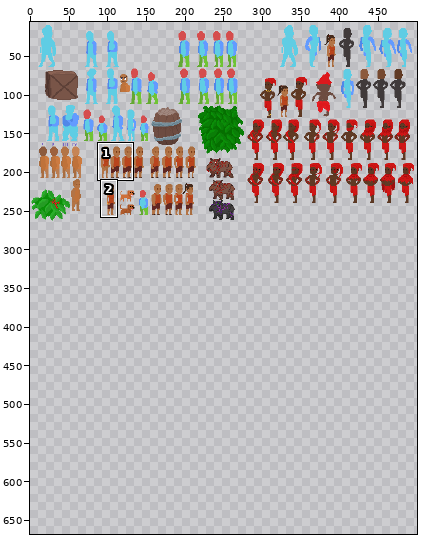
Two states of a sprite sheet, Assets/Sprites/tudo.png. Above, an overview of the earlier version with the close-up marked.
Close-up. The starting point:
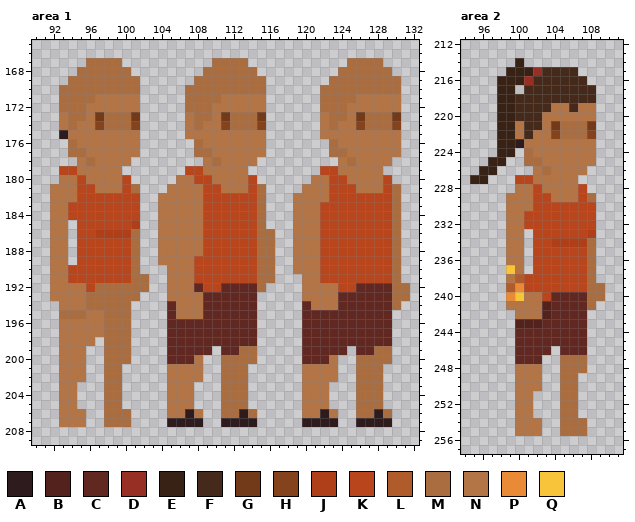
The file is 496x265 pixels. Colours within 5 levels of each other are drawn and written as one. Shown: area 1: x 90..132, y 165..209; area 2: x 94..111, y 212..257. The old version is drawn lined up with the new one, on the new canvas. The wide view leaves out empty margins. The commit also changed other parts of the picture, which this record leaves out.
Palette (. is transparent): A #2d1b1e  B #53221c  C #612721  D #982f24  E #382216  F #452a1b  G #733a1a  H #84421d  J #ae3f19  K #b9451d  L #b05b2c  M #a96d40  N #b37446  P #e88a36  Q #f8c53a
Pixels before, area 1, first column x 92:
167 ....MMMM..........MMMM...........MMMM...
168 ...MMMMMM........MMMMMM.........MMMMMM..
169 ..MMMMMMMM......MMMMMMMM.......MMMMMMMM.
170 .MMMMMMMMM.....MMMMMMMMM......MMMMMMMMM.
171 .MMMMNNNNN.....MMMMNNNNN......MMMMNNNNN.
172 .MMMNNNNNN.....MMMNNNNNN......MMMNNNNNN.
173 .NMMNGMMMG.....NMMNGMMMG......NMMNGMMMG.
174 .NMNNHMMMH.....NMNNHMMMH......NMNNHMMMH.
175 .ANNNNNNNN.....NNNNNNNNN......NNNNNNNNN.
176 ..MNNNNNNN......MNNNNNNN.......MNNNNNNN.
177 ..MMNNNNNN......MMNNNNNN.......MMNNNNNN.
178 ...NMNNNN........NMNNNN.........NMNNNN..
179 .KKNNNNN.......KKNNNNN........KKNNNNN...
180 .NNKNNNNK.....NNKKNNNNK......NNKKNNNNK..
181 NNNKKNNNKM...NNNNKKNNNKM....NNNKKKNNNKM.
182 NNNKKKKKKK..NNNNNKKKKKKM...NNNNKKKKKKKM.
183 NNKKKKKKKK..NNNNNKKKKKKM...NNNKKKKKKKKM.
184 NNKKKKKKKK..NNNNNKKKKKKM...NNNKKKKKKKKM.
185 NN.KKKKKKJ..NNNNNKKKKKKM...NNNKKKKKKKKM.
186 NN.KKJJJJM..NNNNNKKKKKKMM..NNNKKKKKKKKM.
187 NN.KKKKKKM..NNNNNKKKKKKMM..NNNKKKKKKKKM.
188 NN.KKKKKKM..NNNNNKKKKKKMM..NNNKKKKKKKKM.
189 NN.KKKKKKM..NNNNKKKKKKKMM..NNNKKKKKKKKM.
190 NNKKKKKKKM...NNNKKKKKKKMM..NNNKKKKKKKKM.
191 NNKKKKKKKMM..NNNKKKKKKKMM...NNKKKKKKKKM.
192 NNNNKMMMMMM..NNNCKKCCCCM....NNNNKKCCCCMM
193 NNNNMMMMMM...NNNNCCCCCC.....NNNNCCCCCCMM
194 .NNNMMMMM....CNNNCCCCCC.....CNNNCCCCCCM.
195 .MMMNNMMM....CNNNCCCCCC.....CCCCCCCCCC..
196 .NNNNNMMM....CCCCCCCCCC.....CCCCCCCCCC..
197 .NNNNNMMM....CCCCCCCCCC.....CCCCCCCCCC..
198 .NNNN.MMM....CCCCCCCCCC.....CCCCCCCCCC..
199 .NNN..MMM....CCCCC.CCMM.....CCCCC.CCMM..
200 .NNN..MMM....CCCN..MMMM.....CCCN..MMMM..
201 .NNN..MM.....NNNN..MMM......NNNN..MMM...
202 .NNN..MM.....NNNN..MMM......NNNN..MMM...
203 .NN...MM.....NNN...MMM......NNN...MMM...
204 .NN...MM.....NNN...MMM......NNN...MMM...
205 .NN...MM.....NNN...MMM......NNN...MMM...
206 .NNN..MMM....NNAN..MMAM.....NNAN..MMAM..
207 .NNN..MMM....AAAA..AAAA.....AAAA..AAAA..
Pixels before, area 2, first column x 95:
214 .....E.........
215 ....EEEDFFFF...
216 ...EEEDFFFFFF..
217 ...EE.FFFFFFFF.
218 ...EEFFFFFFFFF.
219 ...EEFFFFNNFNN.
220 ...EEFFFNNNNNN.
221 ...EENFFNGMMMG.
222 ...EENFNNHMMMH.
223 ...EEANNNNNNNN.
224 ...EE.MNNNNNNN.
225 ..EE..MMNNNNNN.
226 .EE....NMNNNN..
227 EE...KKNNNNN...
228 .....NNKNNNNK..
229 ....NNNKKNNNKM.
230 ....NNNKKKKKKK.
231 ....NNKKKKKKKK.
232 ....NNKKKKKKKK.
233 ....NN.KKKKKKJ.
234 ....NN.KKJJJJM.
235 ....NN.KKKKKKM.
236 ....NN.KKKKKKM.
237 ....QN.KKKKKKM.
238 ....NLKKKKKKKM.
239 ....LPKKKKKKKMM
240 ....PQNNKCCCCMM
241 ....NNNNBCCCCM.
242 .....NNNBCCCC..
243 .....BBBCCCCC..
244 .....CCCCCCCC..
245 .....CCCCCCCC..
246 .....CCCC.CCC..
247 .....CCC..MMM..
248 .....NNN..MMM..
249 .....NNN..MM...
250 .....NNN..MM...
251 .....NN...MM...
252 .....NN...MM...
253 .....NN...MM...
254 .....NNN..MMM..
255 .....NNN..MMM..
And afterwards:
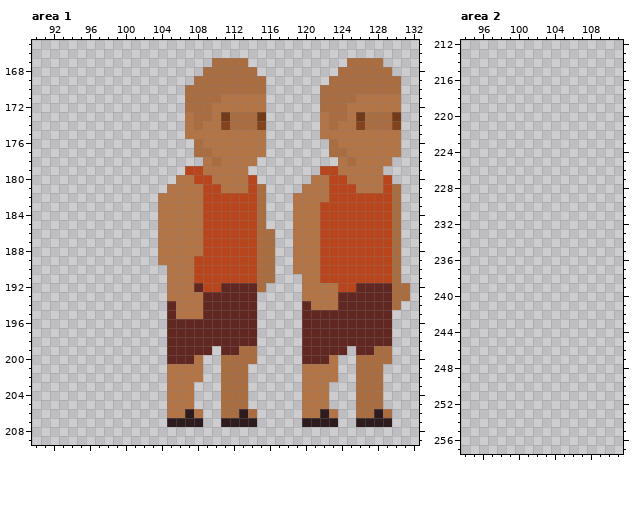
The exact change:
canvas 496x265 -> 738x669
Area 1:
y 167: x 96..99 MMMM -> ....
y 168: x 95..100 MMMMMM -> ......
y 169: x 94..101 MMMMMMMM -> ........
y 170: x 93..101 MMMMMMMMM -> .........
y 171: x 93..101 MMMMNNNNN -> .........
y 172: x 93..101 MMMNNNNNN -> .........
y 173: x 93..101 NMMNGMMMG -> .........
y 174: x 93..101 NMNNHMMMH -> .........
y 175: x 93..101 ANNNNNNNN -> .........
y 176: x 94..101 MNNNNNNN -> ........
y 177: x 94..101 MMNNNNNN -> ........
y 178: x 95..100 NMNNNN -> ......
y 179: x 93..99 KKNNNNN -> .......
y 180: x 93..100 NNKNNNNK -> ........
y 181: x 92..101 NNNKKNNNKM -> ..........
y 182: x 92..101 NNNKKKKKKK -> ..........
y 183..184: x 92..101 NNKKKKKKKK -> ..........
y 185: x 92..93 NN -> ..; x 95..101 KKKKKKJ -> .......
y 186: x 92..93 NN -> ..; x 95..101 KKJJJJM -> .......
y 187..189: x 92..93 NN -> ..; x 95..101 KKKKKKM -> .......
y 190: x 92..101 NNKKKKKKKM -> ..........
y 191: x 92..102 NNKKKKKKKMM -> ...........
y 192: x 92..102 NNNNKMMMMMM -> ...........
y 193: x 92..101 NNNNMMMMMM -> ..........
y 194: x 93..100 NNNMMMMM -> ........
y 195: x 93..100 MMMNNMMM -> ........
y 196..197: x 93..100 NNNNNMMM -> ........
y 198: x 93..96 NNNN -> ....; x 98..100 MMM -> ...
y 199..200: x 93..95 NNN -> ...; x 98..100 MMM -> ...
y 201..202: x 93..95 NNN -> ...; x 98..99 MM -> ..
y 203..205: x 93..94 NN -> ..; x 98..99 MM -> ..
y 206..207: x 93..95 NNN -> ...; x 98..100 MMM -> ...
Area 2:
y 214: x 100 E -> .
y 215: x 99..106 EEEDFFFF -> ........
y 216: x 98..107 EEEDFFFFFF -> ..........
y 217: x 98..99 EE -> ..; x 101..108 FFFFFFFF -> ........
y 218: x 98..108 EEFFFFFFFFF -> ...........
y 219: x 98..108 EEFFFFNNFNN -> ...........
y 220: x 98..108 EEFFFNNNNNN -> ...........
y 221: x 98..108 EENFFNGMMMG -> ...........
y 222: x 98..108 EENFNNHMMMH -> ...........
y 223: x 98..108 EEANNNNNNNN -> ...........
y 224: x 98..99 EE -> ..; x 101..108 MNNNNNNN -> ........
y 225: x 97..98 EE -> ..; x 101..108 MMNNNNNN -> ........
y 226: x 96..97 EE -> ..; x 102..107 NMNNNN -> ......
y 227: x 95..96 EE -> ..; x 100..106 KKNNNNN -> .......
y 228: x 100..107 NNKNNNNK -> ........
y 229: x 99..108 NNNKKNNNKM -> ..........
y 230: x 99..108 NNNKKKKKKK -> ..........
y 231..232: x 99..108 NNKKKKKKKK -> ..........
y 233: x 99..100 NN -> ..; x 102..108 KKKKKKJ -> .......
y 234: x 99..100 NN -> ..; x 102..108 KKJJJJM -> .......
y 235..236: x 99..100 NN -> ..; x 102..108 KKKKKKM -> .......
y 237: x 99..100 QN -> ..; x 102..108 KKKKKKM -> .......
y 238: x 99..108 NLKKKKKKKM -> ..........
y 239: x 99..109 LPKKKKKKKMM -> ...........
y 240: x 99..109 PQNNKCCCCMM -> ...........
y 241: x 99..108 NNNNBCCCCM -> ..........
y 242: x 100..107 NNNBCCCC -> ........
y 243: x 100..107 BBBCCCCC -> ........
y 244..245: x 100..107 CCCCCCCC -> ........
y 246: x 100..103 CCCC -> ....; x 105..107 CCC -> ...
y 247: x 100..102 CCC -> ...; x 105..107 MMM -> ...
y 248: x 100..102 NNN -> ...; x 105..107 MMM -> ...
y 249..250: x 100..102 NNN -> ...; x 105..106 MM -> ..
y 251..253: x 100..101 NN -> ..; x 105..106 MM -> ..
y 254..255: x 100..102 NNN -> ...; x 105..107 MMM -> ...
